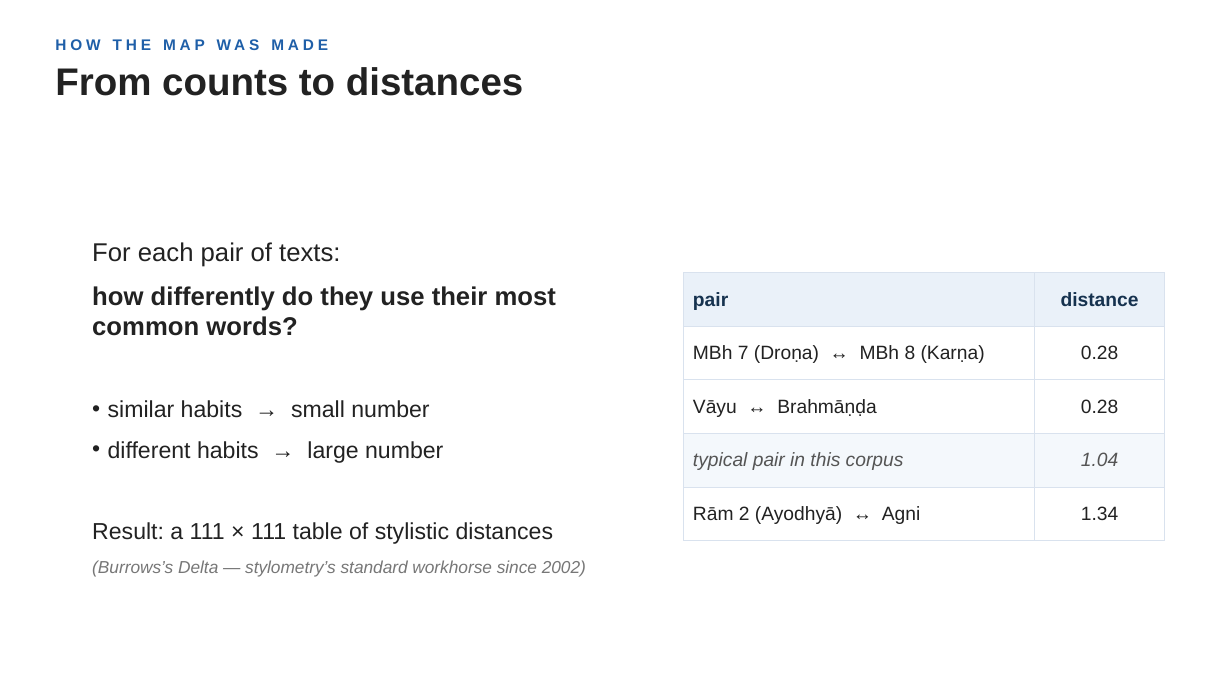
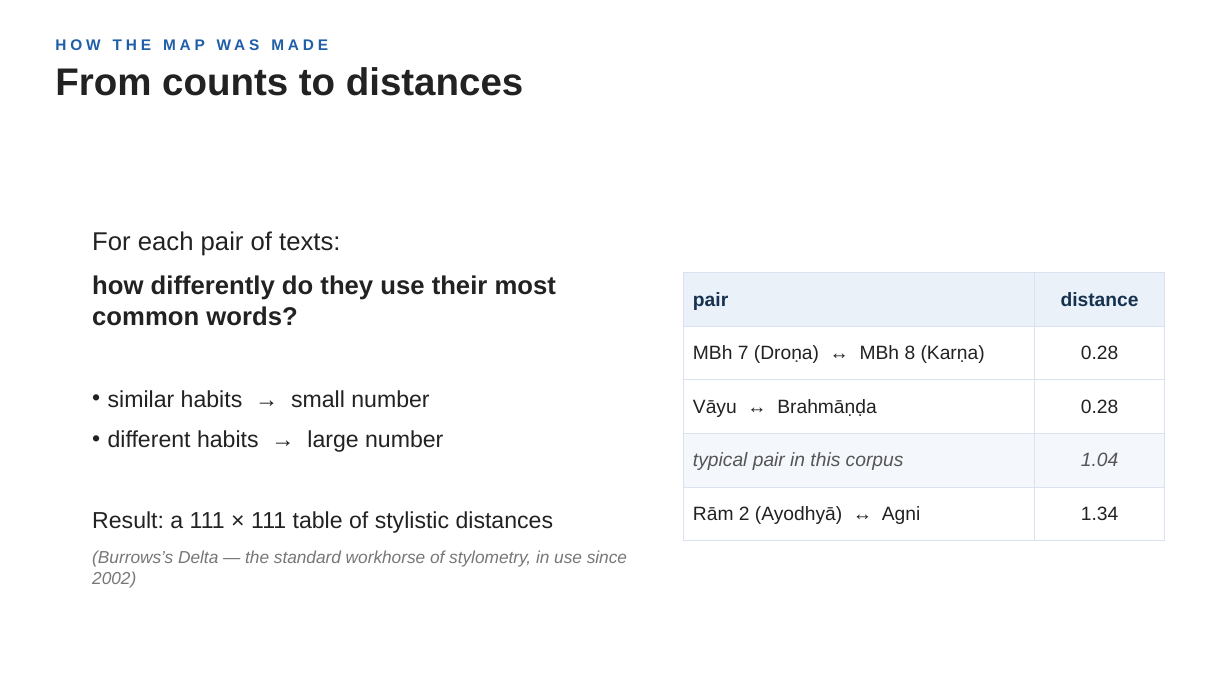
Before and after one commit to kengoharimoto/stylometry-experiments, a slide deck: slide 8 of materials/presentation_2026/chronology_stratification.pptx (slide 7 before the commit). Drawn at 1232x693 pixels with LibreOffice and Linux fonts; fonts in the diff are those of the drawing. Boxes give left, top, right and bottom in pixels: in the first picture for what was removed or moved away, otherwise in the second. Text is boxed around its words. In the diff, an @@ line names an element or a change of style, - is before the commit and + after.

```diff
--- a/materials/presentation_2026/chronology_stratification.pptx
+++ b/materials/presentation_2026/chronology_stratification.pptx
@@ text at <box>92,550,627,588</box>: text changed @@
-(Burrows’s Delta — stylometry’s standard workhorse since 2002)
+(Burrows’s Delta — the standard workhorse of stylometry, in use since 2002)
```
Also in this commit, not shown: 10 other slides changed, 2 slides added, 1 slide removed, 6 other files.
